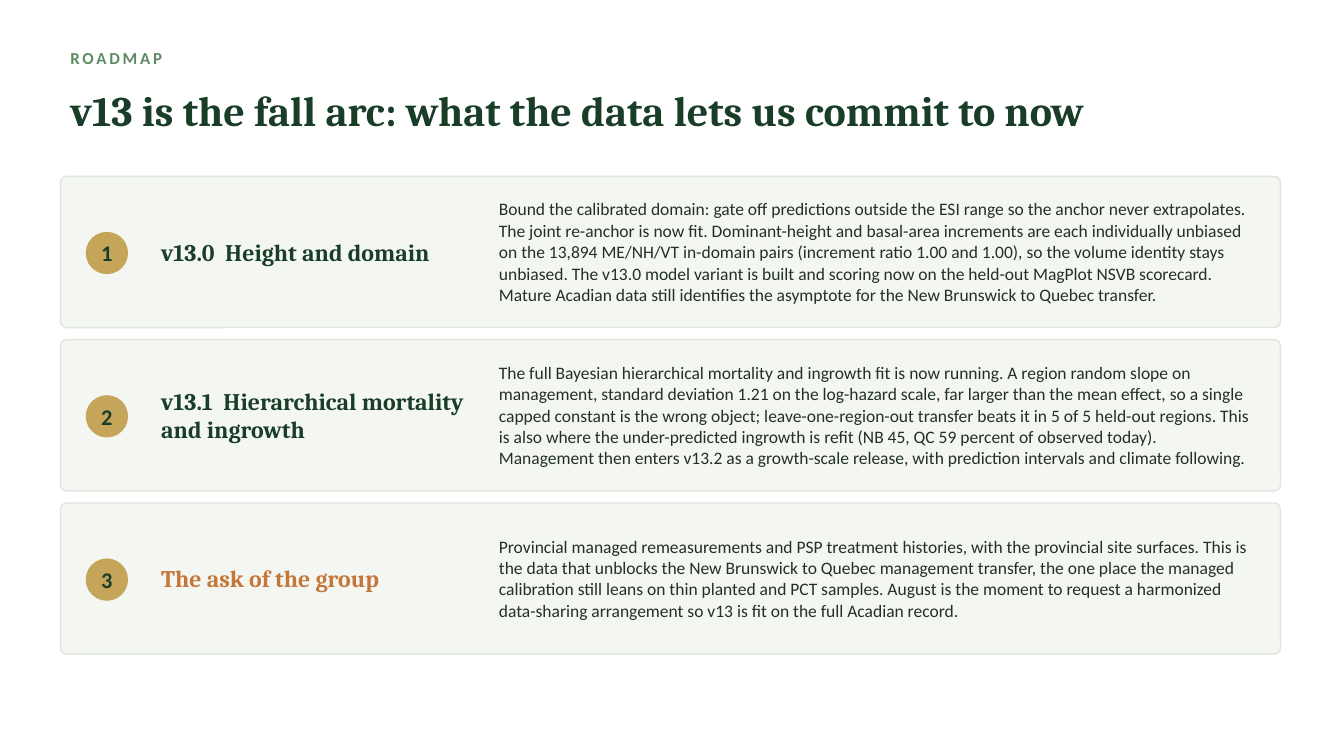
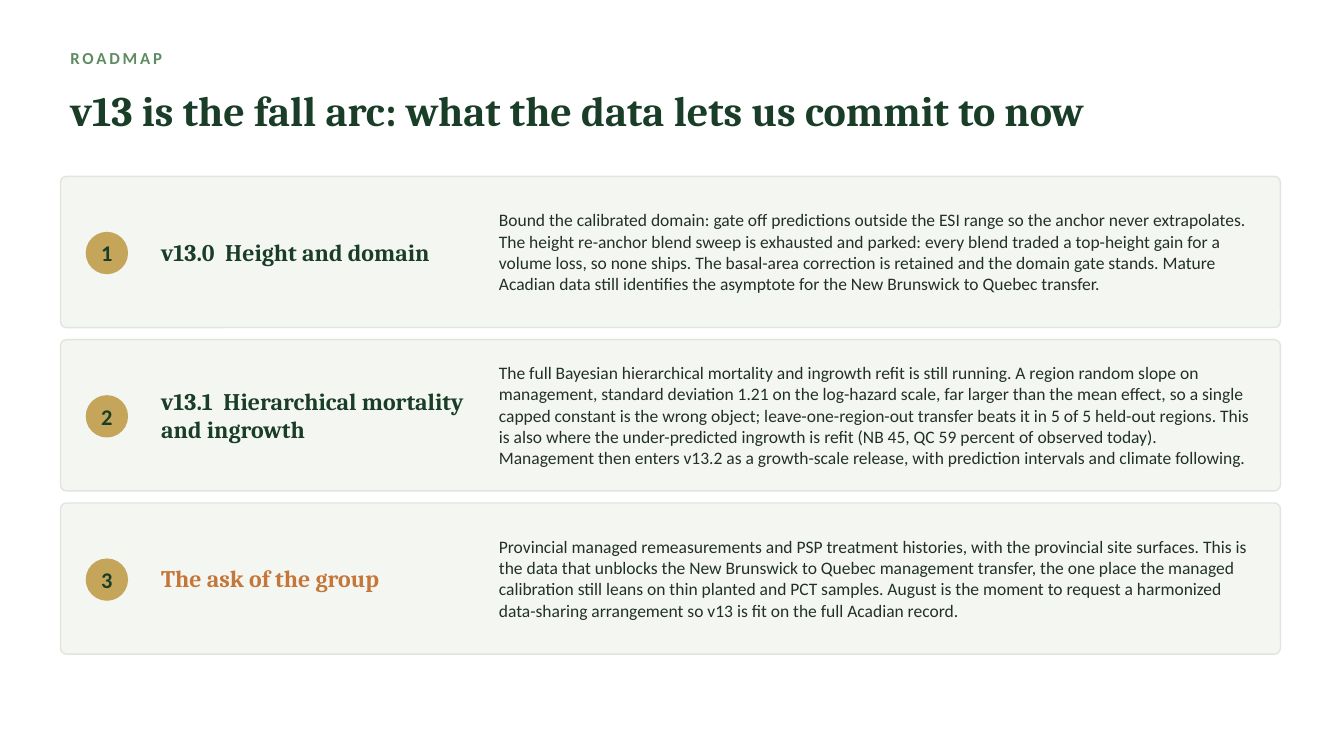
Before and after one commit to holoros/fvs-acd, a slide deck: slide 19 of FVS-ACD_Hennigar_Aug2026.pptx (slide 15 before the commit). Drawn at 1344x756 pixels with LibreOffice and Linux fonts; fonts in the diff are those of the drawing. Boxes give left, top, right and bottom in pixels: in the first picture for what was removed or moved away, otherwise in the second. Text is boxed around its words. In the diff, an @@ line names an element or a change of style, - is before the commit and + after.

```diff
--- a/FVS-ACD_Hennigar_Aug2026.pptx
+++ b/FVS-ACD_Hennigar_Aug2026.pptx
@@ text at bbox=[499, 214, 1245, 293]: text changed @@
-Bound the calibrated domain: gate off predictions outside the ESI range so the anchor never extrapolates. The joint re-anchor is now fit. Dominant-height and basal-area increments are each individually unbiased on the 13,894 ME/NH/VT in-domain pairs (increment ratio 1.00 and 1.00), so the volume identity stays unbiased. The v13.0 model variant is built and scoring now on the held-out MagPlot NSVB scorecard. Mature Acadian data still identifies the asymptote for the New Brunswick to Quebec transfer.
+Bound the calibrated domain: gate off predictions outside the ESI range so the anchor never extrapolates. The height re-anchor blend sweep is exhausted and parked: every blend traded a top-height gain for a volume loss, so none ships. The basal-area correction is retained and the domain gate stands. Mature Acadian data still identifies the asymptote for the New Brunswick to Quebec transfer.
@@ text at bbox=[499, 367, 1249, 467]: text changed @@
-The full Bayesian hierarchical mortality and ingrowth fit is now running. A region random slope on management, standard deviation 1.21 on the log-hazard scale, far larger than the mean effect, so a single capped constant is the wrong object; leave-one-region-out transfer beats it in 5 of 5 held-out regions. This is also where the under-predicted ingrowth is refit (NB 45, QC 59 percent of observed today). Management then enters v13.2 as a growth-scale release, with prediction intervals and climate following.
+The full Bayesian hierarchical mortality and ingrowth refit is still running. A region random slope on management, standard deviation 1.21 on the log-hazard scale, far larger than the mean effect, so a single capped constant is the wrong object; leave-one-region-out transfer beats it in 5 of 5 held-out regions. This is also where the under-predicted ingrowth is refit (NB 45, QC 59 percent of observed today). Management then enters v13.2 as a growth-scale release, with prediction intervals and climate following.
```
Also in this commit, not shown: 4 other slides changed, 4 slides added, 10 other files.
